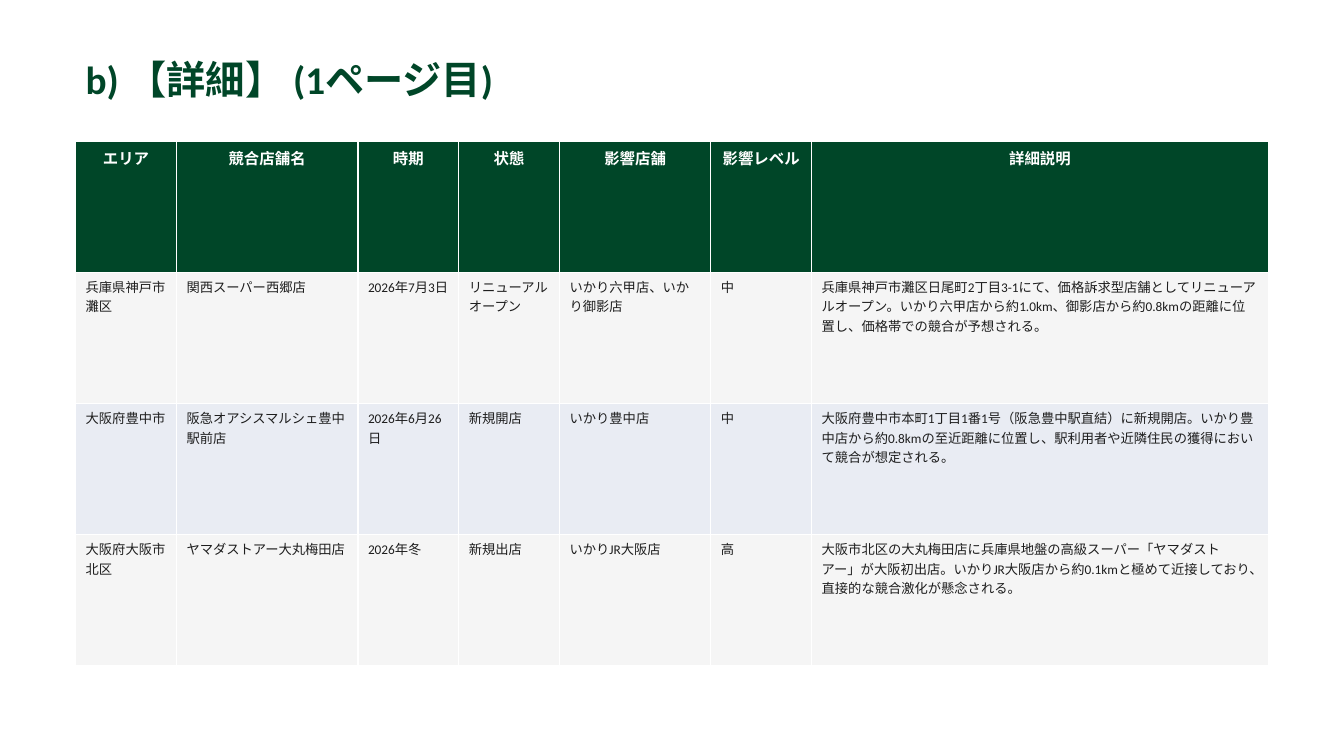
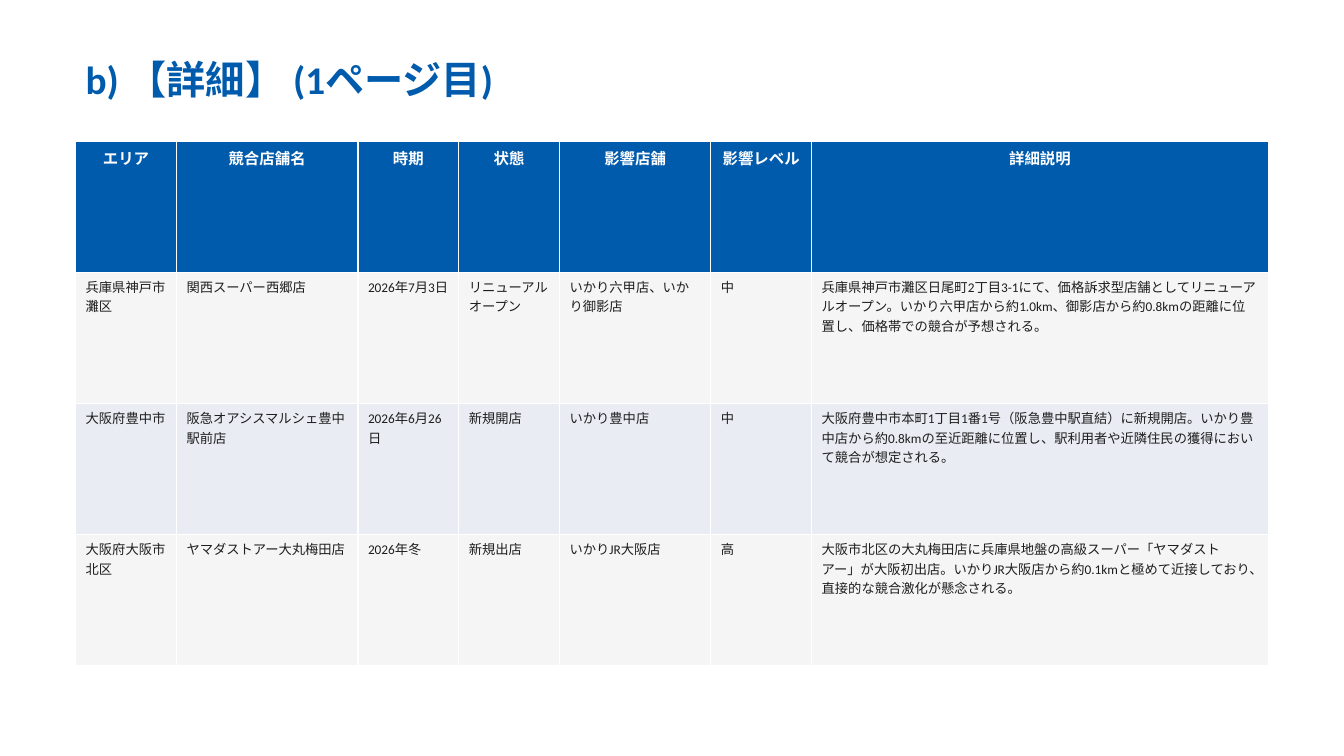
Before and after one commit to yutatbgt-bit/Competitive-research, a slide deck: slide 3 of report/2026_06_26_competitive_report.pptx. Drawn at 1344x756 pixels with LibreOffice and Linux fonts; fonts in the diff are those of the drawing. Boxes give left, top, right and bottom in pixels: in the first picture for what was removed or moved away, otherwise in the second. Text is boxed around its words. In the diff, an @@ line names an element or a change of style, - is before the commit and + after.

```diff
--- a/report/2026_06_26_competitive_report.pptx
+++ b/report/2026_06_26_competitive_report.pptx
@@ text "b) 【詳細】 (1ページ目)" at bbox=[86, 60, 493, 100]: text colour #004628 to #005BAC @@
@@ table at bbox=[76, 141, 1268, 665] @@
@@ fill #004628 to #005BAC in row 1 @@
```
Also in this commit, not shown: 6 other slides changed, 6 other files.
